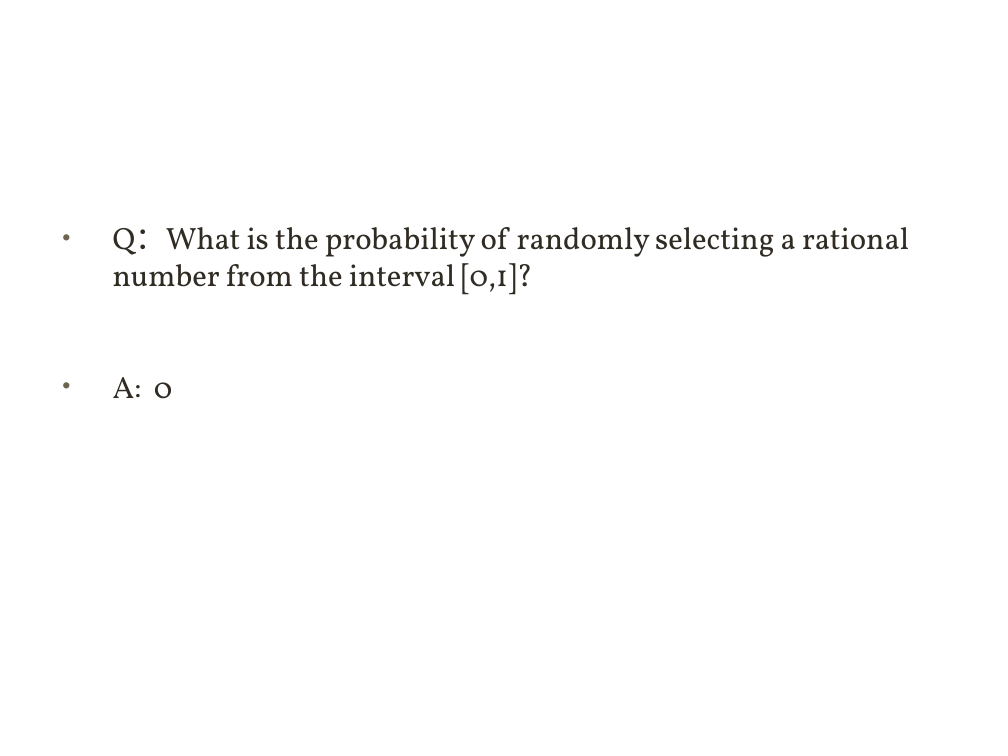
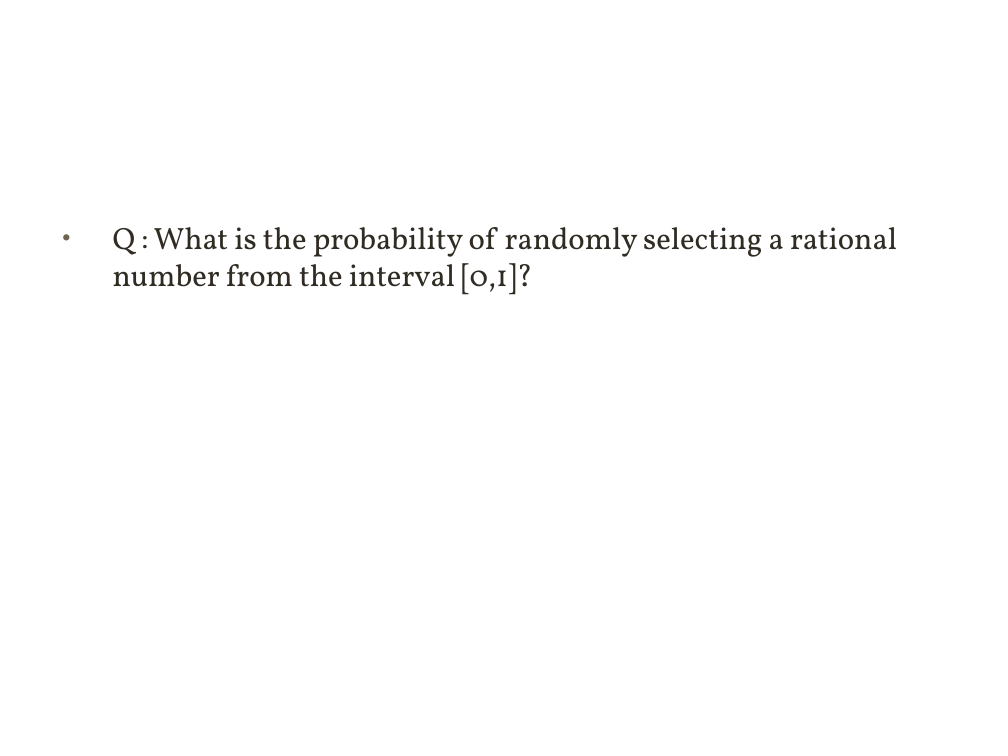
Before and after one commit to xuqinkun/Report, a slide deck: slide 3 of Deep Learning-3.12-3.14.pptx. Drawn at 1008x756 pixels with LibreOffice and Linux fonts; fonts in the diff are those of the drawing; background and template pictures are left out. Boxes give left, top, right and bottom in pixels: in the first picture for what was removed or moved away, otherwise in the second. Text is boxed around its words. In the diff, an @@ line names an element or a change of style, - is before the commit and + after.

```diff
--- a/Deep Learning-3.12-3.14.pptx
+++ b/Deep Learning-3.12-3.14.pptx
@@ text at (113,227,897,295): text changed @@
-• Q：What is the probability of randomly selecting a rational number from the interval [0,1]?
+• Q : What is the probability of randomly selecting a rational number from the interval [0,1]?
@@ text removed at (113,377,173,399) @@
-• A: 0
```
Also in this commit, not shown: 9 other slides changed, 4 slides added, 2 slides removed.
